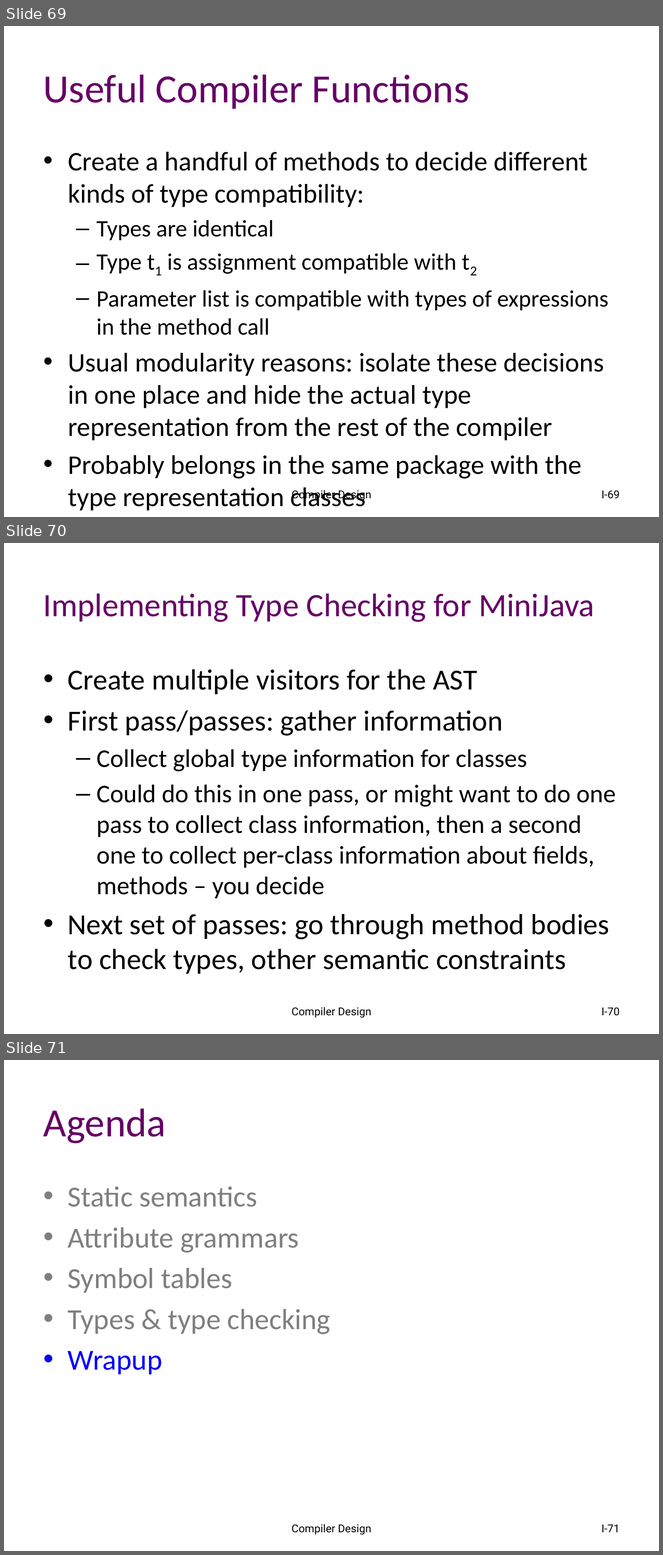
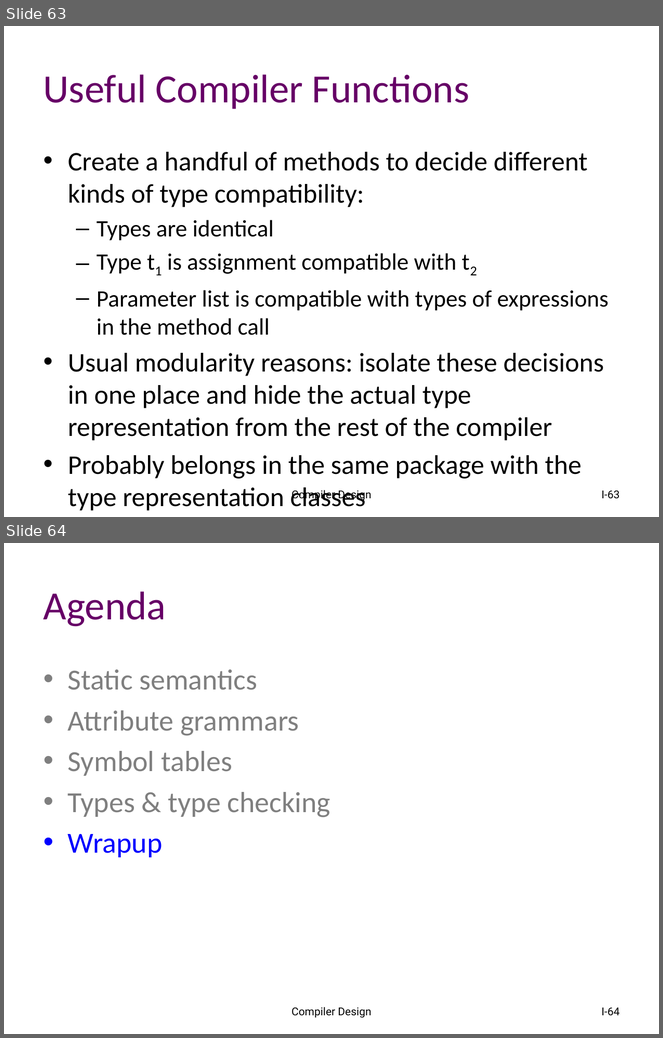
Before and after one commit to atu-se/atu.innomadic.com, a slide deck: courses/compilers/lectures/I-semantics.pptx. Shown one above the other, each under a label of ours: slides 69, 70 and 71 before the commit, slides 63 and 64 after it. The pictures are 663x1555 and 663x1038 pixels, drawn with LibreOffice and Linux fonts; fonts in the diff are those of the drawing. Boxes give left, top, right and bottom in pixels: in the first picture for what was removed or moved away, otherwise in the second. Text is boxed around its words. In the diff, an @@ line names an element or a change of style, - is before the commit and + after.

Commit message:
semantics

```diff
--- a/courses/compilers/lectures/I-semantics.pptx
+++ b/courses/compilers/lectures/I-semantics.pptx
@@ slide 70 removed at [4, 543, 659, 1034], background #FFFFFF @@
@@ title removed at [44, 593, 595, 622] @@
-Implementing Type Checking for MiniJava
@@ text removed at [68, 669, 616, 974] @@
-• Create multiple visitors for the AST
-• First pass/passes: gather information
-  – Collect global type information for classes
-  – Could do this in one pass, or might want to do one pass to collect class information, then a second one to collect per-class information about fields, methods – you decide
-• Next set of passes: go through method bodies to check types, other semantic constraints
@@ text removed at [292, 1007, 371, 1018] @@
-Compiler Design
@@ page number removed at [601, 1008, 620, 1016] @@
-I-70
@@ what was slide 69 is now slide 63 @@
@@ page number at [601, 491, 620, 499]: text changed @@
-I-69
+I-63
@@ what was slide 71 is now slide 64 @@
@@ page number at [601, 1008, 620, 1016]: text changed @@
-I-71
+I-64
```
Also in this commit, not shown: 18 slides changed, 6 other slides removed.
